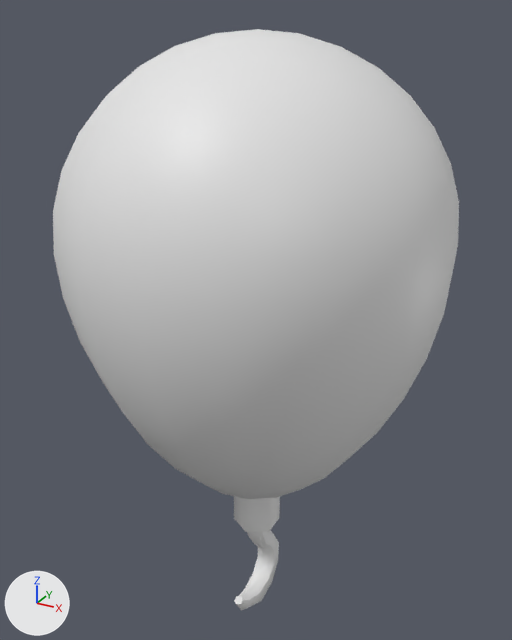
One commit to the FBX model Assets/Models/Parkour/baloon.fbx: the scene before it, then after it.
Camera for both pictures: a 50 mm camera at (2.89, -5.28, 4.44) aimed at (-0.09, 0.14, 1.73). The axes (+X, +Y, +Z) are drawn at lower left. The lights are the same throughout. Where no turn or scale is listed for an object, it has been applied to the vertices.

In view in the first picture: 'baloon', 'hook'.
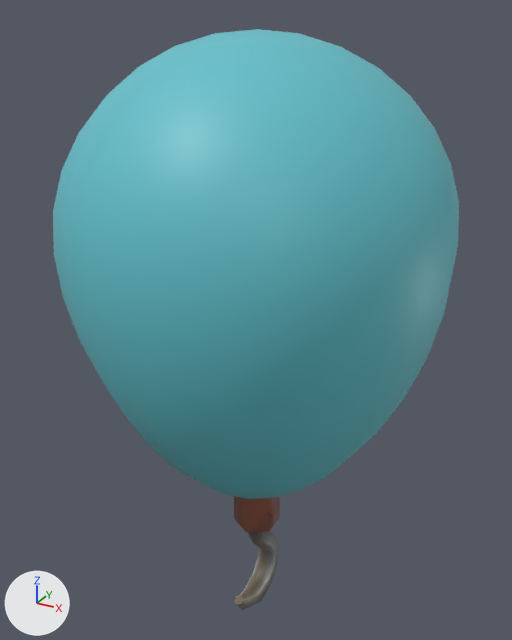
The newer file is also turned or shifted as a whole; pictures and numbers use the older file's frame.

Changed parts and their boxes (x1, y1, x2, y2) in the pictures (512 x 640 px):
```json
{"object": "baloon", "change": "recoloured, surface changed", "before": [53, 29, 459, 499], "after": [53, 29, 459, 499], "on screen": "white to cyan"}
{"object": "hook", "change": "recoloured", "before": [234, 496, 280, 611], "after": [234, 496, 280, 611]}
```

The change, as JSON lines over the scene's bpy script:
```json
{"op": "add", "block": "img_balloon_png", "code": ["img_balloon_png = load_image('balloon.png', 'balloon.png', 256, 256, 'sRGB')"]}
{"op": "add", "block": "mat_balloon", "code": ["mat_balloon = principled_material('balloon')", "mat_balloon.texture = img_balloon_png"]}
{"block": "me_sphere", "where": "me_sphere.from_pydata(...)  # 242 vertices, 256 faces; spans x -1.73..1.73, y -1.73..1.73, z 0.01..4.29"}
{"block": "me_sphere", "where": "# used by ob_baloon; location = (0.0, 0.0, 0.0)"}
{"block": "me_sphere", "change": "me_sphere part 1: texture (UV) coordinates of 256 of 256 faces, centred in x -1.65..1.65, y -1.65..1.65, z 0.06..4.27, changed; they spanned u 0.0..1.0, v 0.0..1.0 and now span u 0.03..0.16, v 0.86..0.99"}
{"op": "add", "block": "me_sphere", "code": "me_sphere.materials.append(mat_balloon)  # picture img_balloon_png"}
{"block": "me_cylinder", "where": "me_cylinder.from_pydata(...)  # 72 vertices, 68 faces; spans x -0.21..0.21, y -0.44..0.38, z -1.58..0.0"}
{"op": "add", "block": "me_cylinder", "code": "me_cylinder.materials.append(mat_balloon)  # picture img_balloon_png"}
```
